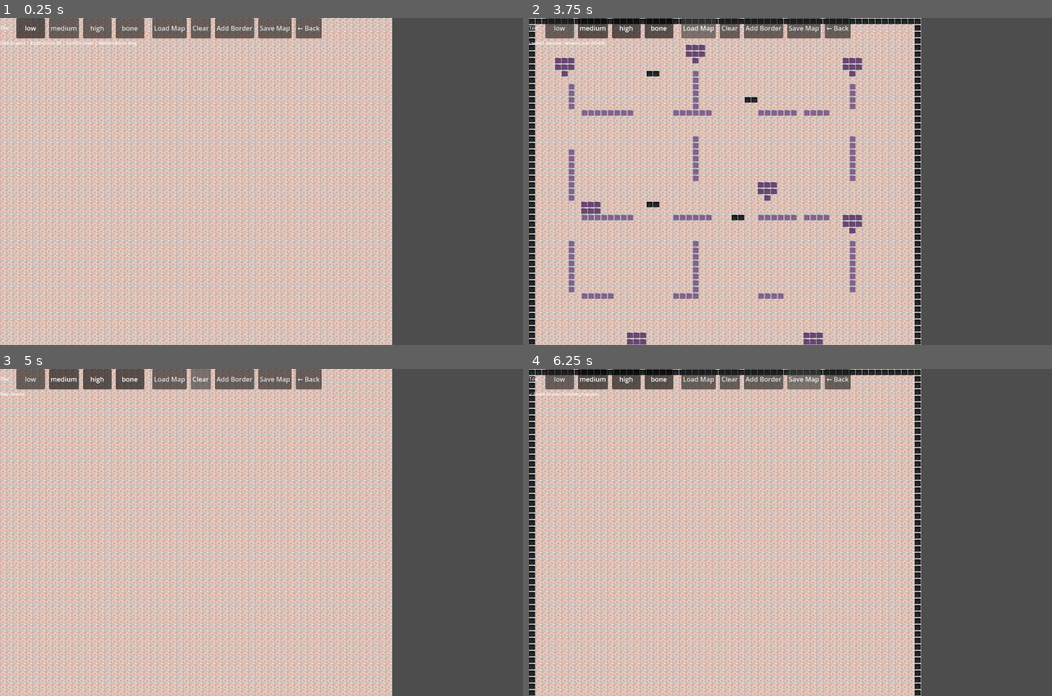
Above: before the commit, frames 1-4 (two rows, left to right).
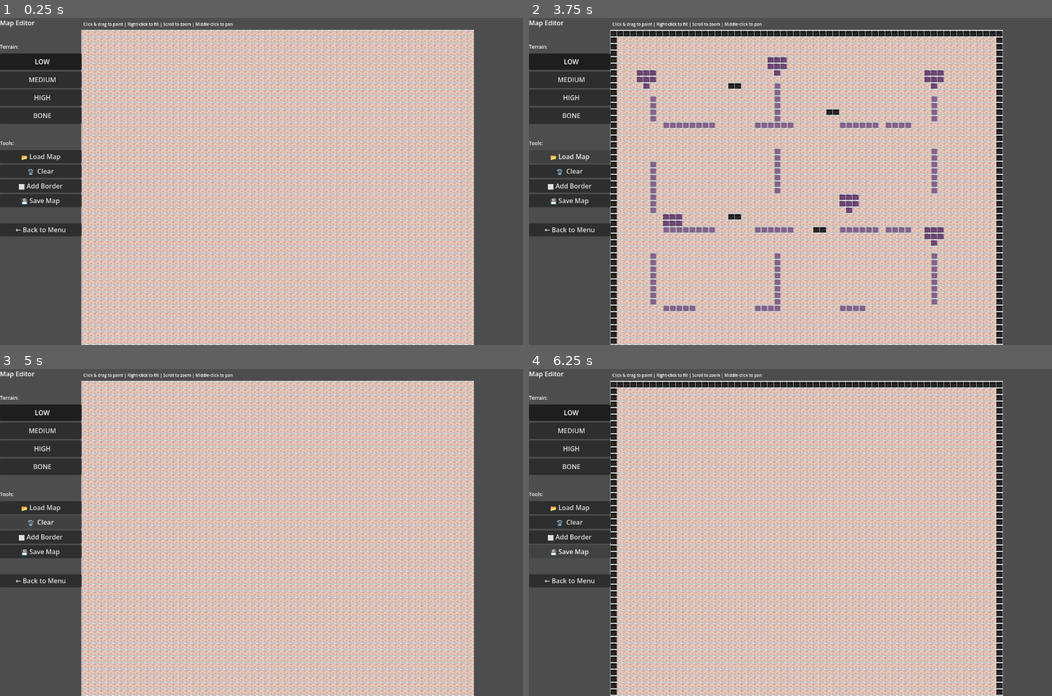
Above: after the commit, the same moments.

Repository: Habitas-Games/nano-bot
Game: Godot game, scene res://scenes/map_editor_scene.tscn
The game is run twice, just before and just after one commit, with the same random seed, the same clock (stepped at 60 frames per second) and the same inputs. This scene is started directly instead of the project's main scene.
Inputs (mouse positions are in pixels of both pictures, inside the frame that each line leads up to):
- Up to frame 1 (0.25 s): no input
- Up to frame 2 (3.75 s): click (560, 27) at 0.5 s, where only the run before the commit has a clickable "low"; click (591, 27) at 1.25 s, where only the run before the commit has a clickable "medium"; click (628, 27) at 2 s, where only the run before the commit has a clickable "high"; click (659, 27) at 2.75 s, where only the run before the commit has a clickable "bone"; click "Load Map" (after the commit: "📂 Load Map") at 3.5 s
- Up to frame 3 (5 s): click "Clear" (after the commit: "🗑️ Clear") at 4.25 s
- Up to frame 4 (6.25 s): click "Add Border" (after the commit: "⬜ Add Border") at 5 s; click "Save Map" (after the commit: "💾 Save Map") at 5.75 s

The runs differ from the first frame. In frame 1, 54% of the frame differs, in the area x 0-91%, y 0-100%; in frame 2, 59%; in frame 3, 54%; in frame 4, 56%.

Commit message:
Redesign map editor UI with side panel layout
LAYOUT CHANGES:
- Moved toolbar to LEFT side panel (200px wide)
- Canvas takes full right side - no overlap
- Uses full screen space efficiently
- Better visual organization

IMPROVEMENTS:
- Terrain selector at top of panel
- Tools section (Load, Clear, Border, Save)
- Back button at bottom
- Status bar above canvas
- Emoji icons on buttons for visual feedback

BENEFITS:
✓ Map completely visible - no toolbar blocking
✓ Professional side-panel design
✓ Better space utilization
✓ Cleaner, more intuitive layout
✓ Ready for sprite integration

Co-Authored-By: Claude Sonnet 4.6 <noreply@anthropic.com>

Diff:
--- a/src/ui/map_editor/map_editor.gd
+++ b/src/ui/map_editor/map_editor.gd
@@ -10,7 +10,6 @@
 var grid: Array = []
 var selected_density: String = "low"
 
-var status_label: Label
 var zoom: float = 1.0
 var pan: Vector2 = Vector2.ZERO
 var is_panning: bool = false
@@ -26,7 +25,6 @@
 	_init_grid()
 
 func _load_sprites() -> void:
-	# Load sprite tiles for each density type
 	var sprite_paths = {
 		"low": "res://assets/tiles/tile_low.png",
 		"medium": "res://assets/tiles/tile_medium.png",
@@ -38,70 +36,107 @@
 		var path = sprite_paths[density]
 		if ResourceLoader.exists(path):
 			sprites[density] = load(path)
-		else:
-			# Fallback: create a colored rectangle if sprite doesn't exist
-			sprites[density] = null
 
 func _setup_ui() -> void:
-	var main := VBoxContainer.new()
+	var main := HBoxContainer.new()
 	main.set_anchors_and_offsets_preset(Control.PRESET_FULL_RECT)
 	add_child(main)
 
-	# Toolbar
-	var toolbar := HBoxContainer.new()
-	toolbar.custom_minimum_size = Vector2(0, 50)
-	toolbar.add_theme_constant_override("separation", 10)
-	main.add_child(toolbar)
-
+	# LEFT PANEL
+	var panel := VBoxContainer.new()
+	panel.custom_minimum_size = Vector2(200, 0)
+	panel.add_theme_constant_override("separation", 8)
+	main.add_child(panel)
+
+	# Title
 	var title := Label.new()
-	title.text = "Tile:  "
-	title.add_theme_font_size_override("font_size", 12)
-	toolbar.add_child(title)
+	title.text = "Map Editor"
+	title.add_theme_font_size_override("font_size", 16)
+	panel.add_child(title)
+
+	panel.add_child(Label.new())  # Spacer
+
+	# Tile selector
+	var tile_title := Label.new()
+	tile_title.text = "Terrain:"
+	tile_title.add_theme_font_size_override("font_size", 12)
+	panel.add_child(tile_title)
+
+	var tile_container := VBoxContainer.new()
+	tile_container.add_theme_constant_override("separation", 4)
+	panel.add_child(tile_container)
 
 	for dens in ["low", "medium", "high", "bone"]:
 		var btn := Button.new()
-		btn.text = dens
-		btn.custom_minimum_size = Vector2(70, 30)
+		btn.custom_minimum_size = Vector2(0, 40)
+		btn.text = "  " + dens.to_upper()
 		btn.toggle_mode = true
 		btn.pressed.connect(func():
 			selected_density = dens
 		)
-		toolbar.add_child(btn)
+		tile_container.add_child(btn)
 		if dens == "low":
 			btn.button_pressed = true
 
-	toolbar.add_child(Control.new())  # Spacer
+	panel.add_child(Label.new())  # Spacer
+
+	# Tools section
+	var tools_title := Label.new()
+	tools_title.text = "Tools:"
+	tools_title.add_theme_font_size_override("font_size", 12)
+	panel.add_child(tools_title)
+
+	var tools_container := VBoxContainer.new()
+	tools_container.add_theme_constant_override("separation", 4)
+	panel.add_child(tools_container)
 
 	var load_btn := Button.new()
-	load_btn.text = "Load Map"
+	load_btn.text = "📂 Load Map"
+	load_btn.custom_minimum_size = Vector2(0, 32)
 	load_btn.pressed.connect(_load_map)
-	toolbar.add_child(load_btn)
+	tools_container.add_child(load_btn)
 
 	var clear_btn := Button.new()
-	clear_btn.text = "Clear"
+	clear_btn.text = "🗑️  Clear"
+	clear_btn.custom_minimum_size = Vector2(0, 32)
 	clear_btn.pressed.connect(_clear_map)
-	toolbar.add_child(clear_btn)
+	tools_container.add_child(clear_btn)
 
 	var border_btn := Button.new()
-	border_btn.text = "Add Border"
+	border_btn.text = "⬜ Add Border"
+	border_btn.custom_minimum_size = Vector2(0, 32)
 	border_btn.pressed.connect(_add_border)
-	toolbar.add_child(border_btn)
+	tools_container.add_child(border_btn)
 
 	var save_btn := Button.new()
-	save_btn.text = "Save Map"
+	save_btn.text = "💾 Save Map"
+	save_btn.custom_minimum_size = Vector2(0, 32)
 	save_btn.pressed.connect(_save_map)
-	toolbar.add_child(save_btn)
+	tools_container.add_child(save_btn)
+
+	panel.add_child(Label.new())  # Spacer
 
 	var back_btn := Button.new()
-	back_btn.text = "← Back"
+	back_btn.text = "← Back to Menu"
+	back_btn.custom_minimum_size = Vector2(0, 32)
 	back_btn.pressed.connect(func(): get_tree().change_scene_to_file("res://scenes/main_scene.tscn"))
-	toolbar.add_child(back_btn)
-
-	# Status
-	status_label = Label.new()
-	status_label.text = "Click to paint | Right-click to fill | Scroll to zoom | Middle-click to drag"
-	status_label.add_theme_font_size_override("font_size", 10)
-	main.add_child(status_label)
+	panel.add_child(back_btn)
+
+	panel.add_child(Control.new())  # Fill rest
+
+	# RIGHT SIDE - Canvas + Status
+	var canvas_section := VBoxContainer.new()
+	main.add_child(canvas_section)
+
+	# Status bar
+	var status_container := HBoxContainer.new()
+	status_container.custom_minimum_size = Vector2(0, 30)
+	canvas_section.add_child(status_container)
+
+	var status_label_left := Label.new()
+	status_label_left.text = "Click & drag to paint | Right-click to fill | Scroll to zoom | Middle-click to pan"
+	status_label_left.add_theme_font_size_override("font_size", 10)
+	status_container.add_child(status_label_left)
 
 func _init_grid() -> void:
 	grid.clear()
@@ -112,7 +147,6 @@
 		grid.append(row)
 
 func _input(event: InputEvent) -> void:
-	# Zoom with mouse wheel
 	if event is InputEventMouseButton:
 		if event.button_index == MOUSE_BUTTON_WHEEL_UP:
 			zoom = min(zoom + 0.2, 3.0)
@@ -132,7 +166,6 @@
 			is_panning = false
 			return
 
-	# Pan with middle mouse button
 	if event is InputEventMouseMotion and is_panning:
 		var delta = get_local_mouse_position() - pan_start
 		pan += delta
@@ -140,14 +173,12 @@
 		queue_redraw()
 		return
 
-	# Continuous painting with mouse motion
 	if event is InputEventMouseMotion and is_painting:
 		_paint_line(last_painted_pos, event.position)
 		last_painted_pos = event.position
 		queue_redraw()
 		return
 
-	# Paint tiles
 	if event is InputEventMouseButton:
 		if event.button_index == MOUSE_BUTTON_LEFT:
 			if event.pressed:
@@ -158,30 +189,27 @@
 			else:
 				is_painting = false
 		elif event.button_index == MOUSE_BUTTON_RIGHT and event.pressed:
-			var local_pos = get_local_mouse_position() - Vector2(0, 50)
+			var local_pos = get_local_mouse_position() - Vector2(200, 30)
 			var grid_pos = (local_pos - pan) / (TILE_SIZE * zoom)
 			var x = int(grid_pos.x)
 			var y = int(grid_pos.y)
 
 			if x >= 0 and x < map_width and y >= 0 and y < map_height:
 				_flood_fill(x, y, grid[y][x])
-				status_label.text = "Filled with: %s | Zoom: %.1fx" % [selected_density, zoom]
 				queue_redraw()
 
 func _paint_at(screen_pos: Vector2) -> void:
-	var local_pos = screen_pos - Vector2(0, 50)
+	var local_pos = screen_pos - Vector2(200, 30)
 	var grid_pos = (local_pos - pan) / (TILE_SIZE * zoom)
 	var x = int(grid_pos.x)
 	var y = int(grid_pos.y)
 
 	if x >= 0 and x < map_width and y >= 0 and y < map_height:
 		grid[y][x] = selected_density
-		status_label.text = "Painting: %s | Zoom: %.1fx" % [selected_density, zoom]
 
 func _paint_line(from_pos: Vector2, to_pos: Vector2) -> void:
-	# Bresenham-like line painting between two points
-	var start_local = from_pos - Vector2(0, 50)
-	var end_local = to_pos - Vector2(0, 50)
+	var start_local = from_pos - Vector2(200, 30)
+	var end_local = to_pos - Vector2(200, 30)
 
 	var start_grid = (start_local - pan) / (TILE_SIZE * zoom)
 	var end_grid = (end_local - pan) / (TILE_SIZE * zoom)
@@ -191,7 +219,6 @@
 	var x1 = int(end_grid.x)
 	var y1 = int(end_grid.y)
 
-	# Bresenham's line algorithm
 	var dx = abs(x1 - x0)
 	var dy = abs(y1 - y0)
 	var sx = 1 if x1 > x0 else -1
@@ -248,7 +275,6 @@
 func _clear_map() -> void:
 	_init_grid()
 	queue_redraw()
-	status_label.text = "Map cleared"
 
 func _add_border() -> void:
 	for x in range(map_width):
@@ -258,12 +284,10 @@
 		grid[y][0] = "bone"
 		grid[y][map_width - 1] = "bone"
 	queue_redraw()
-	status_label.text = "Border added"
 
 func _load_map() -> void:
 	var dir = DirAccess.open("res://maps/")
 	if dir == null:
-		status_label.text = "Could not open maps directory"
 		return
 
 	var files = []
@@ -275,10 +299,8 @@
 		file_name = dir.get_next()
 
 	if files.is_empty():
-		status_label.text = "No maps found"
-		return
-
-	# Load the first available map (in a real version, you'd show a dialog)
+		return
+
 	var map_path = "res://maps/" + files[0]
 	var file = FileAccess.open(map_path, FileAccess.READ)
 	var data = JSON.parse_string(file.get_as_text())
@@ -296,7 +318,6 @@
 					grid[y][x] = cell.get("density", "low")
 
 		queue_redraw()
-		status_label.text = "Loaded: %s (%dx%d)" % [files[0], map_width, map_height]
 
 func _save_map() -> void:
 	var cells: Array = []
@@ -327,15 +348,13 @@
 
 	var file = FileAccess.open("user://custom_map.json", FileAccess.WRITE)
 	file.store_string(JSON.stringify(map_data))
-	status_label.text = "✓ Saved to user://custom_map.json"
 
 func _draw() -> void:
-	# Draw grid with sprites or colors
+	# Draw grid with sprites
 	for y in range(map_height):
 		for x in range(map_width):
-			var screen_pos = pan + Vector2(x, y) * TILE_SIZE * zoom
+			var screen_pos = Vector2(200, 30) + pan + Vector2(x, y) * TILE_SIZE * zoom
 			var screen_size = TILE_SIZE * zoom
-			var rect = Rect2(screen_pos, Vector2(screen_size, screen_size))
 
 			var density = grid[y][x]
 			var color = Color.WHITE
@@ -350,13 +369,13 @@
 				"bone":
 					color = Color(0.2, 0.2, 0.2)
 
-			# Draw sprite if available, otherwise colored rectangle
 			if sprites.get(density) != null:
 				draw_set_transform(screen_pos, 0, Vector2(zoom, zoom))
 				draw_texture(sprites[density], Vector2.ZERO)
 				draw_set_transform(Vector2.ZERO, 0, Vector2.ONE)
 			else:
+				var rect = Rect2(screen_pos, Vector2(screen_size, screen_size))
 				draw_rect(rect, color)
 
-			# Draw grid outline
+			var rect = Rect2(screen_pos, Vector2(screen_size, screen_size))
 			draw_rect(rect, Color.GRAY, false, 1.0)
